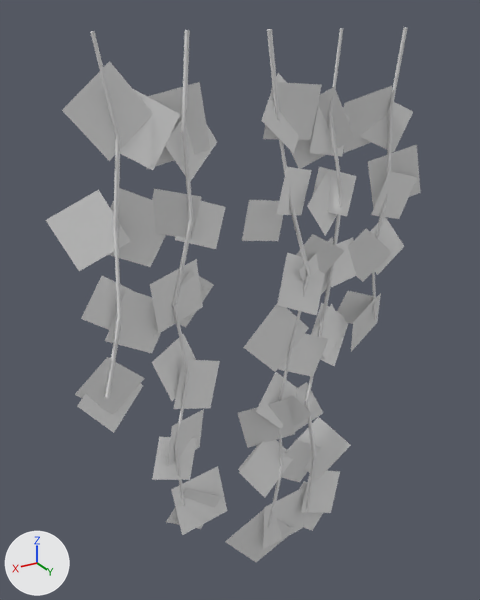
One commit to the glTF model src/assets/models/furniture/ivyWall.glb: the scene before it, then after it.
Both versions are drawn from a 50 mm camera at (1.38, 2.06, 2.25) aimed at (0.03, -0.18, 1.13). The axes (+X, +Y, +Z) are drawn at lower left. The lights are the same throughout. The first picture is the older version. Materials are left out; every surface is plain grey. Where no turn or scale is listed for an object, it has been applied to the vertices.

The first picture shows 'Mesh_0', 'dyn_color_tint'.
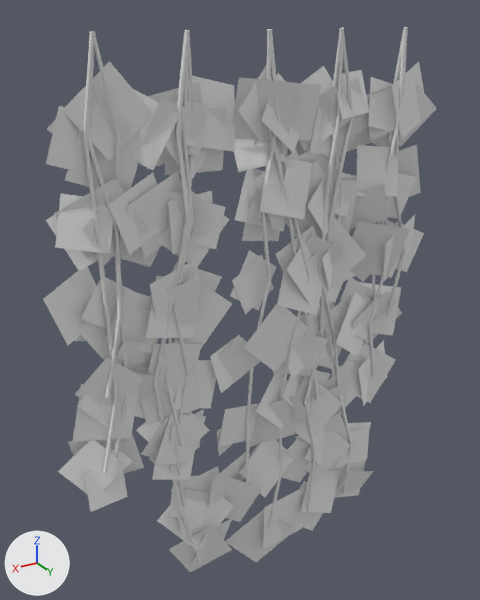
What the commit changed:
Mesh me_mesh_5 is new.
It has 232 vertices, 116 faces and spans x -0.93..0.86, y -0.17..0.01, z -0.14..2.09.
Mesh me_mesh_4 is new.
It has 290 vertices, 464 faces and spans x -0.78..0.69, y -0.08..-0.02, z -0.04..2.2.
Mesh me_mesh_3 is new.
It has 208 vertices, 104 faces and spans x -0.89..0.89, y -0.15..0.04, z 0.15..2.06.
Mesh me_mesh_2 is new.
It has 260 vertices, 416 faces and spans x -0.69..0.74, y -0.08..-0.02, z 0.28..2.2.
Object 'Mesh_5' (ob_mesh_5) is new; it shows me_mesh_5.
Its location is (0.0, 0.0, 0.0).
Object 'Mesh_4' (ob_mesh_4) is new; it shows me_mesh_4.
Its location is (0.0, 0.0, 0.0).
Object 'Mesh_3' (ob_mesh_3) is new; it shows me_mesh_3.
Its location is (0.0, 0.0, 0.0).
Object 'Mesh_2' (ob_mesh_2) is new; it shows me_mesh_2.
Its location is (0.0, 0.0, 0.0).

Changed parts and their boxes [x1, y1, x2, y2] in the pictures (480 x 600 px):
'Mesh_3', added
    after: [43, 70, 437, 512]
'Mesh_5', added
    after: [46, 62, 424, 572]
'Mesh_4', added
    after: [87, 28, 408, 561]
'Mesh_2', added
    after: [83, 27, 408, 473]
